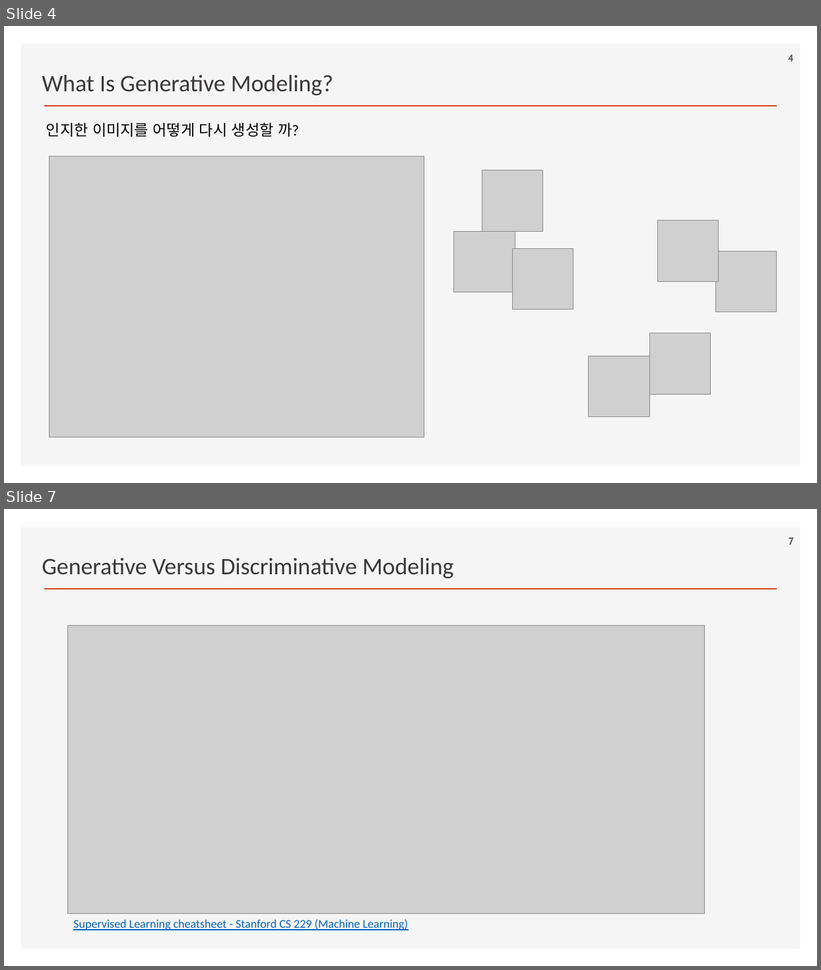
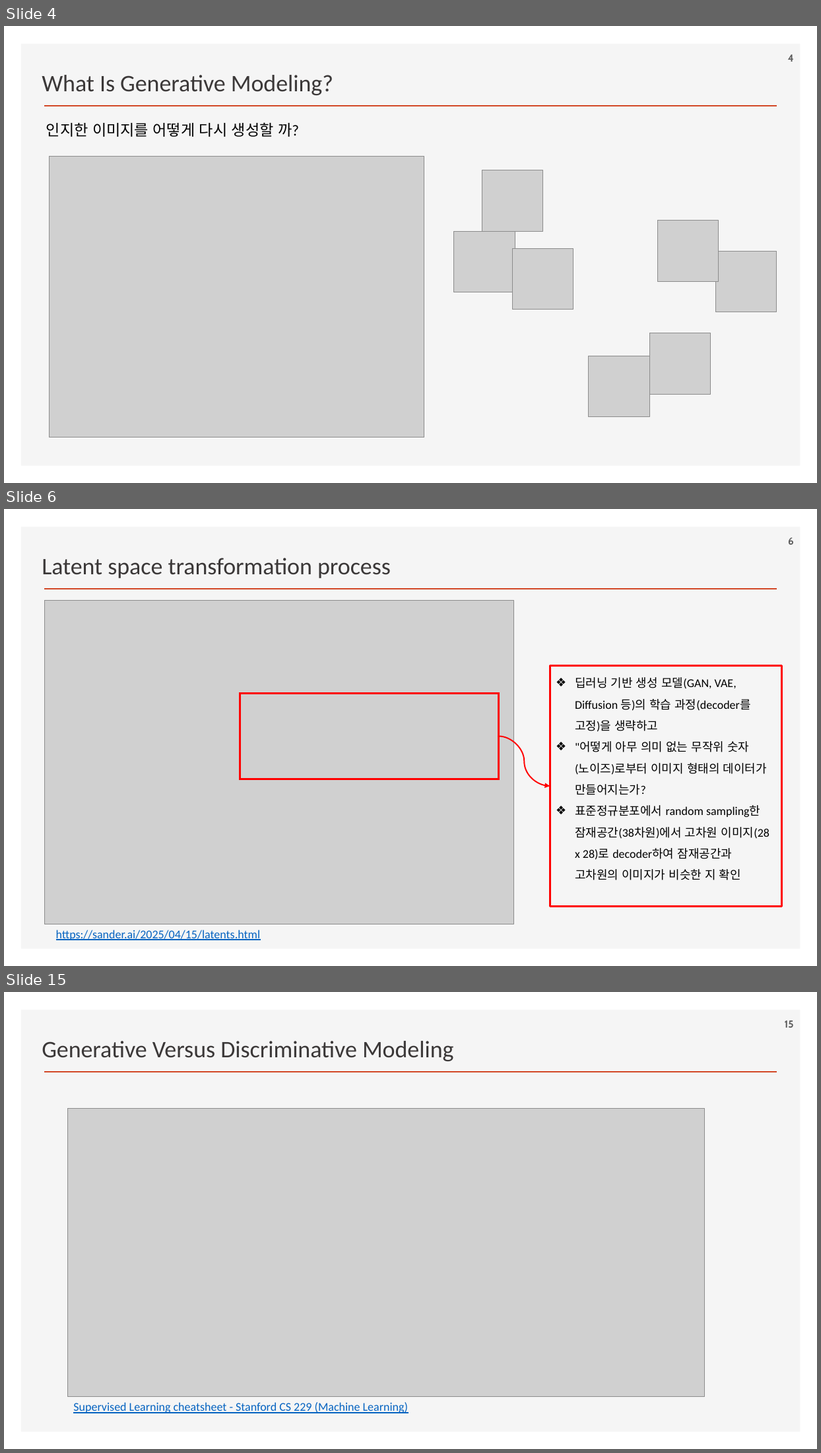
Before and after one commit to ancestor9/2026_Fall_Generative-Deep-Learning, a slide deck: Chapter 01 Generative Deep Learning.pptx. Shown one above the other, each under a label of ours: slides 4 and 7 before the commit, slides 4, 6 and 15 after it; the slides between them are not shown. The pictures are 821x970 and 821x1453 pixels, drawn with LibreOffice and Linux fonts; fonts in the diff are those of the drawing; grey boxes stand for pictures; background and template pictures are left out. Boxes give left, top, right and bottom in pixels: in the first picture for what was removed or moved away, otherwise in the second. Text is boxed around its words. In the diff, an @@ line names an element or a change of style, - is before the commit and + after.

```diff
--- a/Chapter 01 Generative Deep Learning.pptx
+++ b/Chapter 01 Generative Deep Learning.pptx
@@ slide 6 added at bbox=[4, 509, 817, 966], background #FFFFFF; not listed: 2 template elements that a slide beside it also shows @@
@@ page number added at bbox=[788, 537, 794, 545], 12 pt, text #595959, bold @@
+6
@@ text added at bbox=[42, 558, 391, 578], 28 pt, text #3B3838 @@
+Latent space transformation process
@@ picture added at bbox=[44, 601, 514, 924] @@
@@ rectangle added at bbox=[550, 666, 782, 907], outline #FF0000 2.25 pt, 14 pt, text #000000 @@
+❖ 딥러닝 기반 생성 모델(GAN, VAE, Diffusion 등)의 학습 과정(decoder를 고정)을 생략하고
+❖ "어떻게 아무 의미 없는 무작위 숫자(노이즈)로부터 이미지 형태의 데이터가 만들어지는가?
+❖ 표준정규분포에서 random sampling한 잠재공간(38차원)에서 고차원 이미지(28 x 28)로 decoder하여 잠재공간과 고차원의 이미지가 비슷한 지 확인
@@ rectangle added at bbox=[240, 693, 499, 779], outline #FF0000 2.25 pt @@
@@ curved arrow added from (499, 737) to (550, 787), #FF0000 1.5 pt @@
@@ text added at bbox=[56, 930, 261, 941], 14 pt, text #0563C1, underline @@
+https://sander.ai/2025/04/15/latents.html
@@ what was slide 7 is now slide 15 @@
@@ page number at bbox=[785, 1020, 794, 1028]: text changed @@
-7
+15
```
Also in this commit, not shown: 2 slides changed, 7 other slides added.
